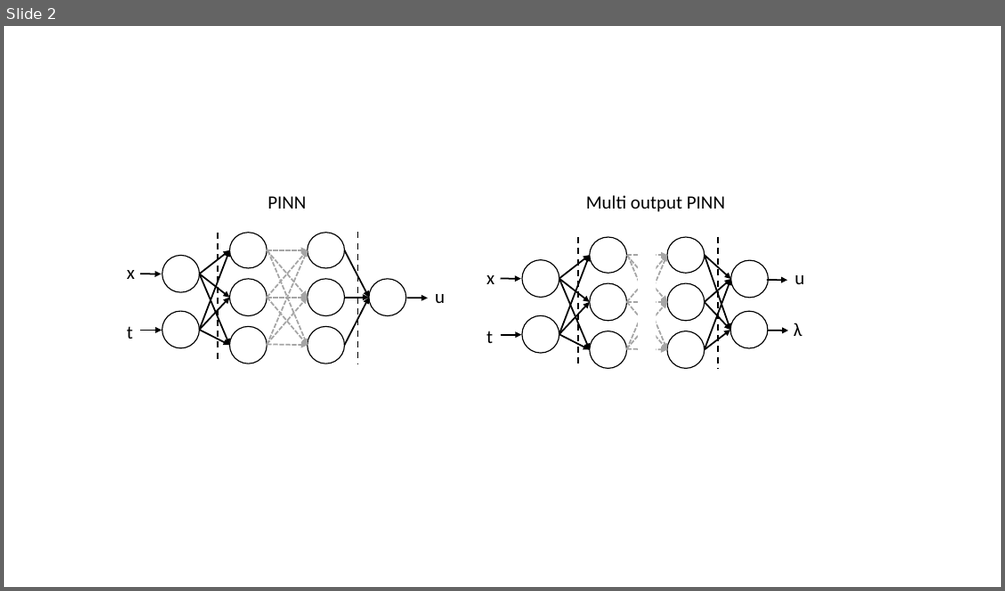
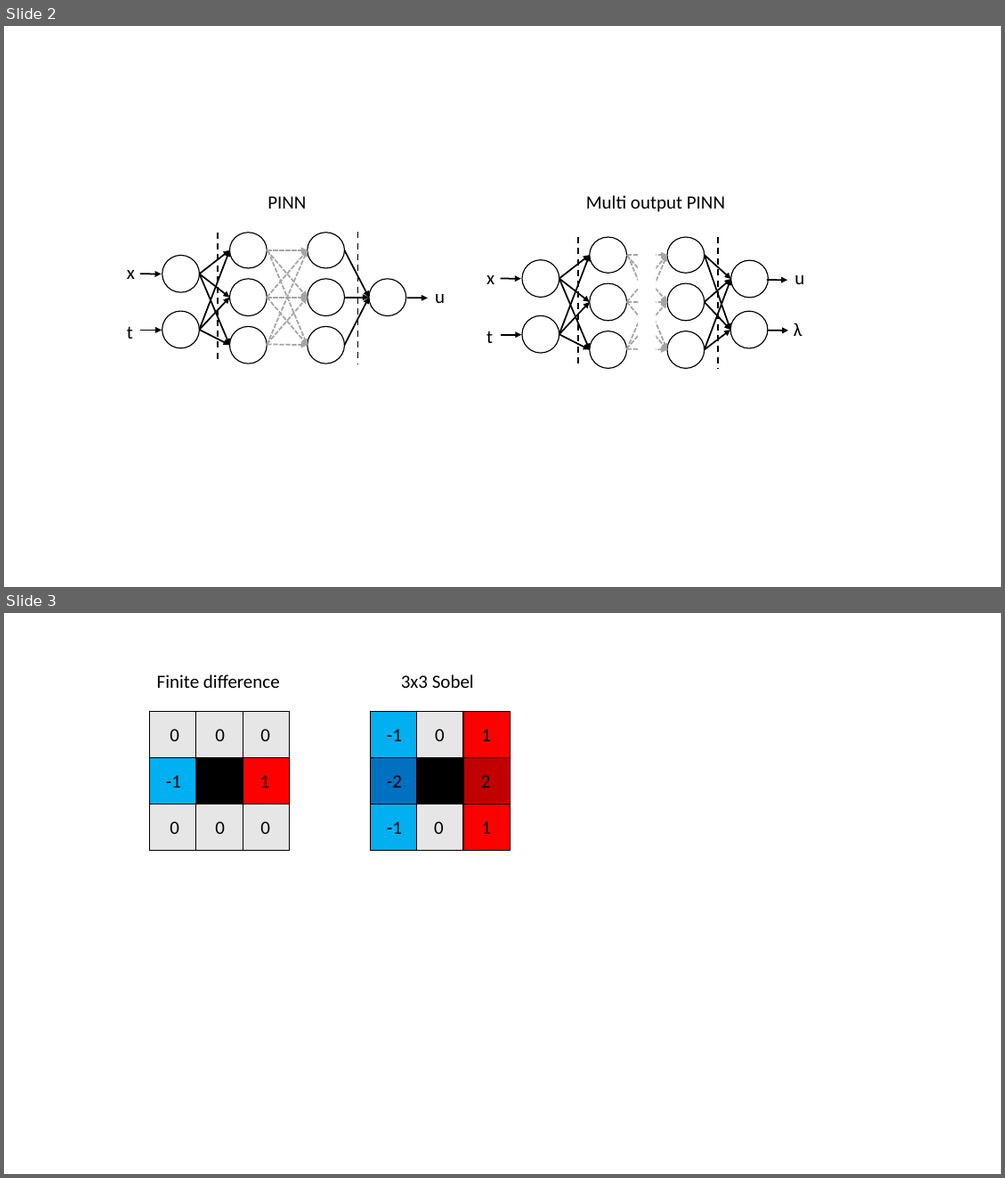
Before and after one commit to GJBoth/Masters-thesis, a slide deck: source/figures.pptx. Shown one above the other, each under a label of ours: slide 2 before the commit, slides 2 and 3 after it. The pictures are 1005x591 and 1005x1178 pixels, drawn with LibreOffice and Linux fonts; fonts in the diff are those of the drawing. Boxes give left, top, right and bottom in pixels: in the first picture for what was removed or moved away, otherwise in the second. Text is boxed around its words. In the diff, an @@ line names an element or a change of style, - is before the commit and + after.

```diff
--- a/source/figures.pptx
+++ b/source/figures.pptx
@@ slide 3 added at [4,613,1001,1174], background #FFFFFF @@
@@ group added at [150,674,510,850]: 18 rectangles, 18 texts @@
+2
+-2
+1
+1
+-1
+-1
+3x3 Sobel
+0
+0
+1
+-1
+Finite difference
+0
+0
+0
+0
+0
+0
```
Also in this commit, not shown: 1 other slide added, 5 other files.
